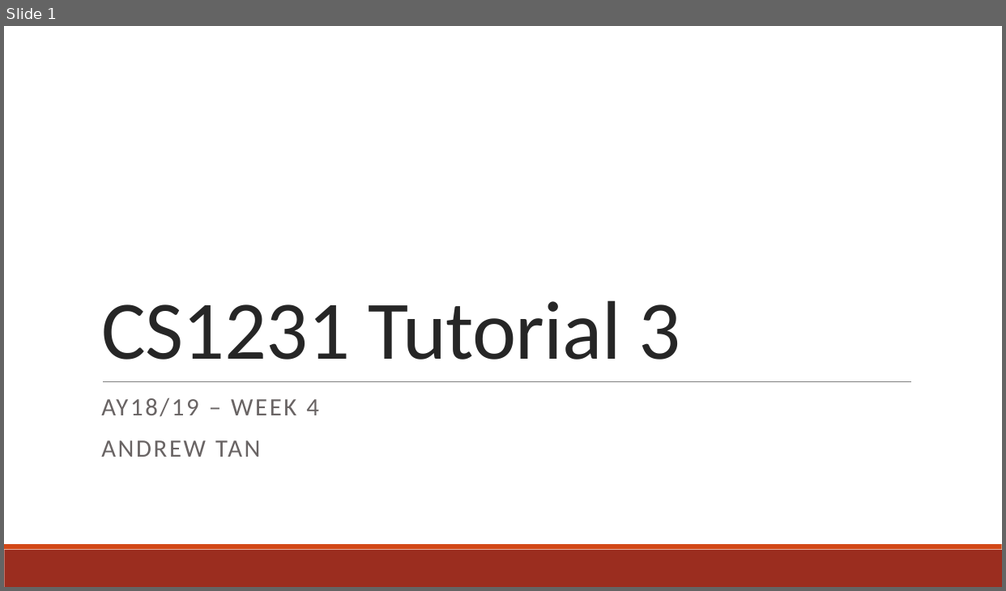
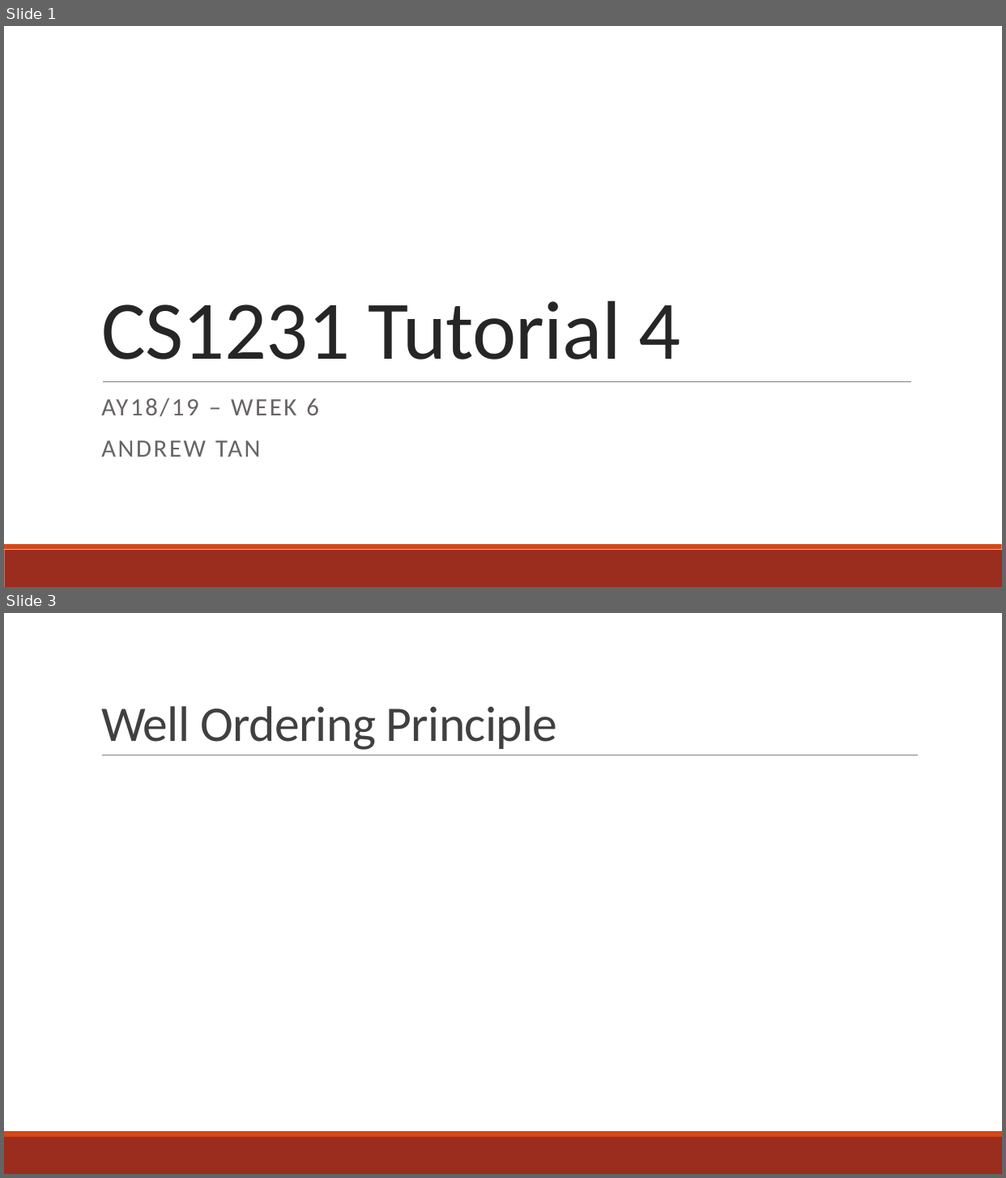
Before and after one commit to andrewtanJS/CS1231-AY18-19, a slide deck: Tutorial 4/Tutorial 4 - GCD and Modulo Arithmetic.pptx. Shown one above the other, each under a label of ours: slide 1 before the commit, slides 1 and 3 after it; the slides between them are not shown. The pictures are 1006x591 and 1006x1178 pixels, drawn with LibreOffice and Linux fonts; fonts in the diff are those of the drawing; grey boxes stand for pictures. Boxes give left, top, right and bottom in pixels: in the first picture for what was removed or moved away, otherwise in the second. Text is boxed around its words. In the diff, an @@ line names an element or a change of style, - is before the commit and + after.

Commit message:
Add Tutorial 4 slides

```diff
--- a/Tutorial 4/Tutorial 4 - GCD and Modulo Arithmetic.pptx
+++ b/Tutorial 4/Tutorial 4 - GCD and Modulo Arithmetic.pptx
@@ slide 3 added at box(4, 613, 1002, 1174), background #FFFFFF; not listed: 2 template elements that a slide beside it also shows @@
@@ title added at box(101, 706, 558, 750), 48 pt, text #404040 @@
+Well Ordering Principle
@@ line added from (102, 756) to (918, 756), #808080 0.5 pt @@
@@ slide 1 changed as well @@
@@ title at box(101, 301, 681, 360): text changed @@
-CS1231 Tutorial 3
+CS1231 Tutorial 4
@@ subtitle at box(101, 398, 319, 417): text changed @@
-AY18/19 – WEEK 4
+AY18/19 – WEEK 6
```
Also in this commit, not shown: 9 other slides added, 7 slides removed, 1 other file.
